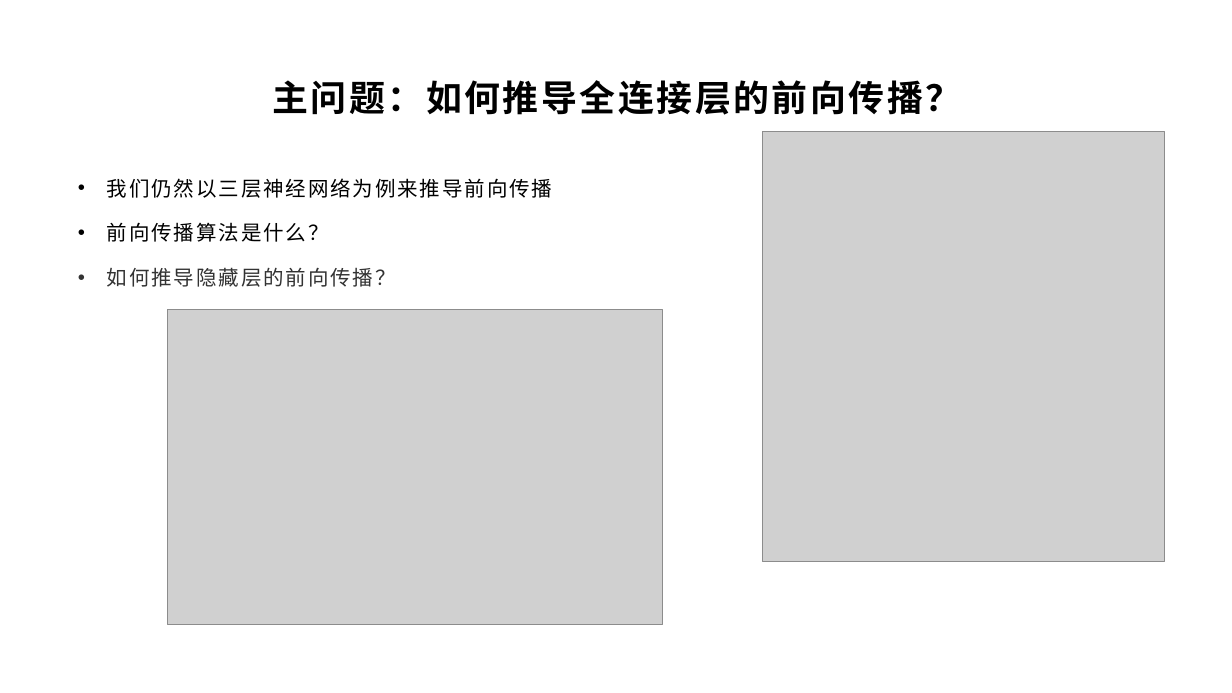
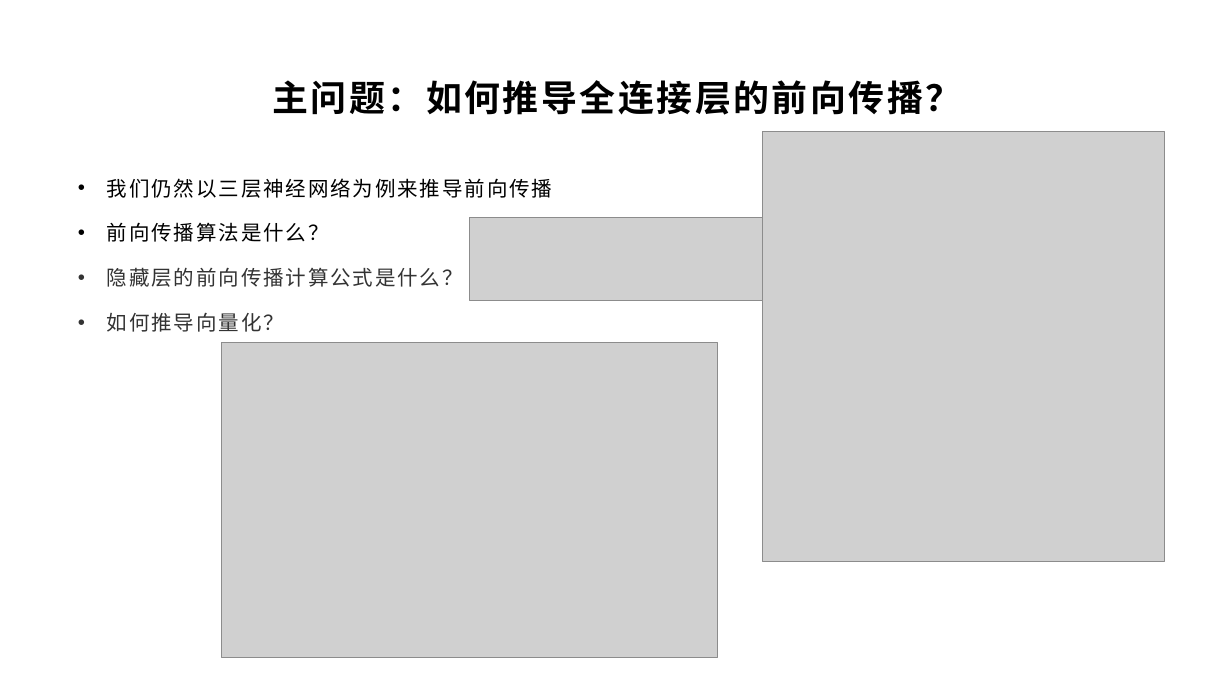
Before and after one commit to yyc-git/DeepLearningEdu, a slide deck: slide 8 of lessons/3_derivation/ppt/全连接层的前向和后向传播推导（中）.pptx. Drawn at 1232x693 pixels with LibreOffice and Linux fonts; fonts in the diff are those of the drawing; grey boxes stand for pictures; background and template pictures are left out. Boxes give left, top, right and bottom in pixels: in the first picture for what was removed or moved away, otherwise in the second. Text is boxed around its words. In the diff, an @@ line names an element or a change of style, - is before the commit and + after.

```diff
--- a/lessons/3_derivation/ppt/全连接层的前向和后向传播推导（中）.pptx
+++ b/lessons/3_derivation/ppt/全连接层的前向和后向传播推导（中）.pptx
@@ picture added at <box>470,218,762,301</box> @@
@@ text at <box>107,267,463,332</box>: text changed @@
-• 如何推导隐藏层的前向传播？
+• 隐藏层的前向传播计算公式是什么？
+• 如何推导向量化？
@@ picture: place and size @@
-picture at <box>167,310,664,625</box>
+picture at <box>222,343,718,658</box>
```
Also in this commit, not shown: 4 other slides changed, 7 other files.
